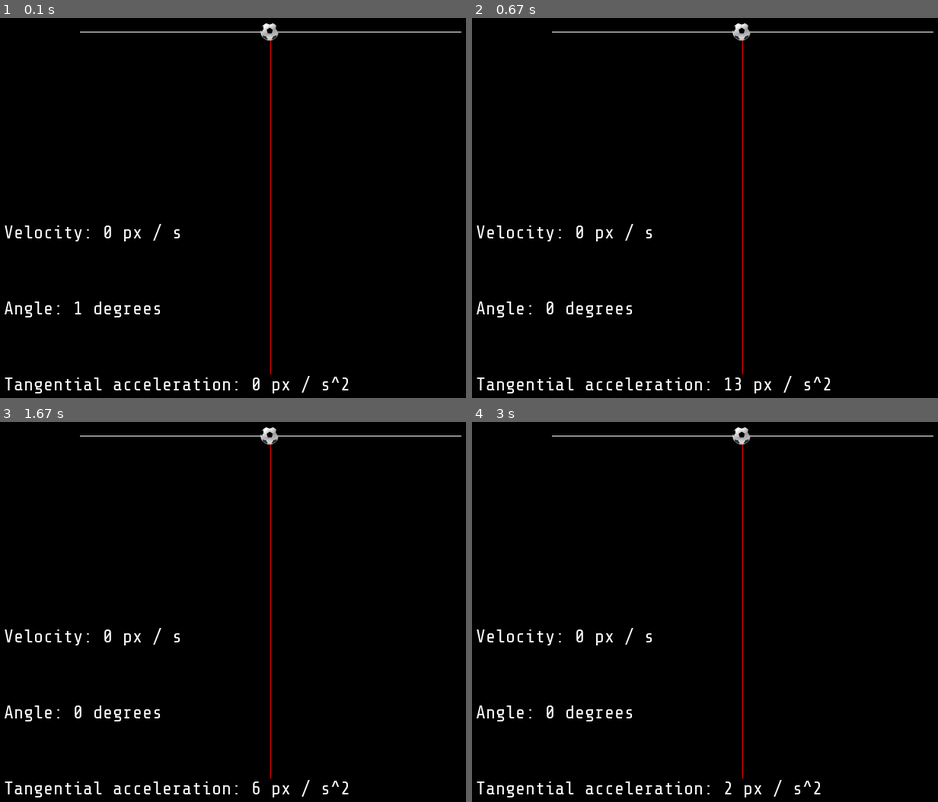
Above: before the commit, frames 1-4 (two rows, left to right).
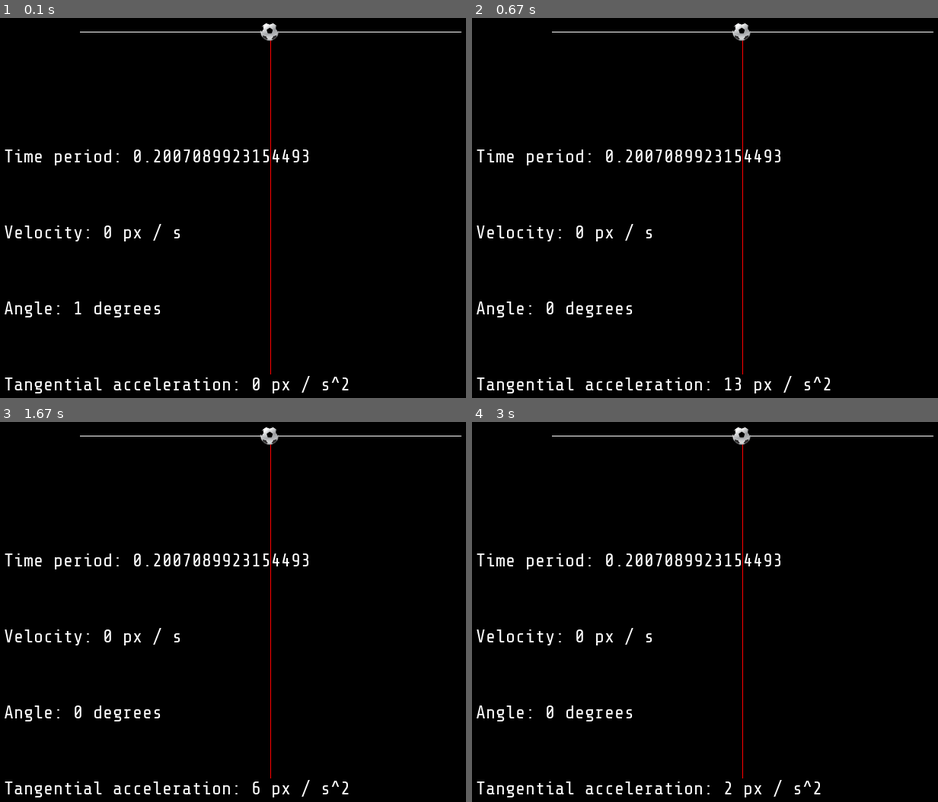
Above: after the commit, the same moments.

Repository: samkas125/pygame_simulations
Game: pygame game, started from pendulum.py
Two runs of this game, one before a commit and one after it. Both use one fixed random seed, a clock stepped at 60 frames per second and the inputs below.
Inputs:
- Up to frame 1 (0.1 s): type "1 (at the terminal prompt)" at 0 s; type "1 (at the terminal prompt)" at 0 s; type "1 (at the terminal prompt)" at 0 s; type "1 (at the terminal prompt)" at 0 s
- Up to frame 2 (0.67 s): tap Space at 0.33 s
- Up to frame 3 (1.67 s): no input
- Up to frame 4 (3 s): no input

The runs differ from the first frame. In frame 1, 0.7% of the frame differs, in the area x 0-67%, y 34-39%; in frame 2, 0.7%; in frame 3, 0.7%; in frame 4, 0.7%.

Commit message:
added time period using formula

Diff:
--- a/pendulum.py
+++ b/pendulum.py
@@ -47,6 +47,8 @@
     velocity = font.render(f'Velocity: {int(vel)} px / s', True, text_color)
     angle = font.render(f'Angle: {int((rad/math.pi) * 180)} degrees', True, text_color)
     acceleration = font.render(f'Tangential acceleration: {int(accel)} px / s^2', True, text_color)
+    timeP_form = font.render(f'Time period: {(2 * math.pi) * math.sqrt(length/G)}', True, text_color)
+    WINDOW.blit(timeP_form, (100, 200))
     WINDOW.blit(velocity, (100, 300))
     WINDOW.blit(angle, (100, 400))
     WINDOW.blit(acceleration, (100, 500))
